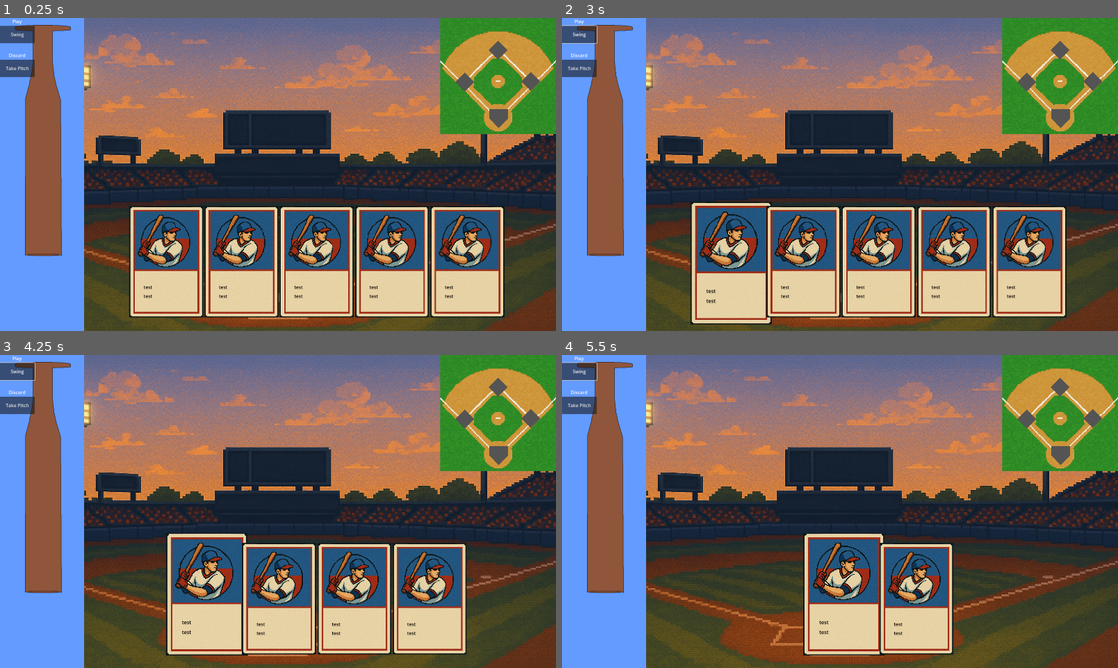
Above: before the commit, frames 1-4 (two rows, left to right).
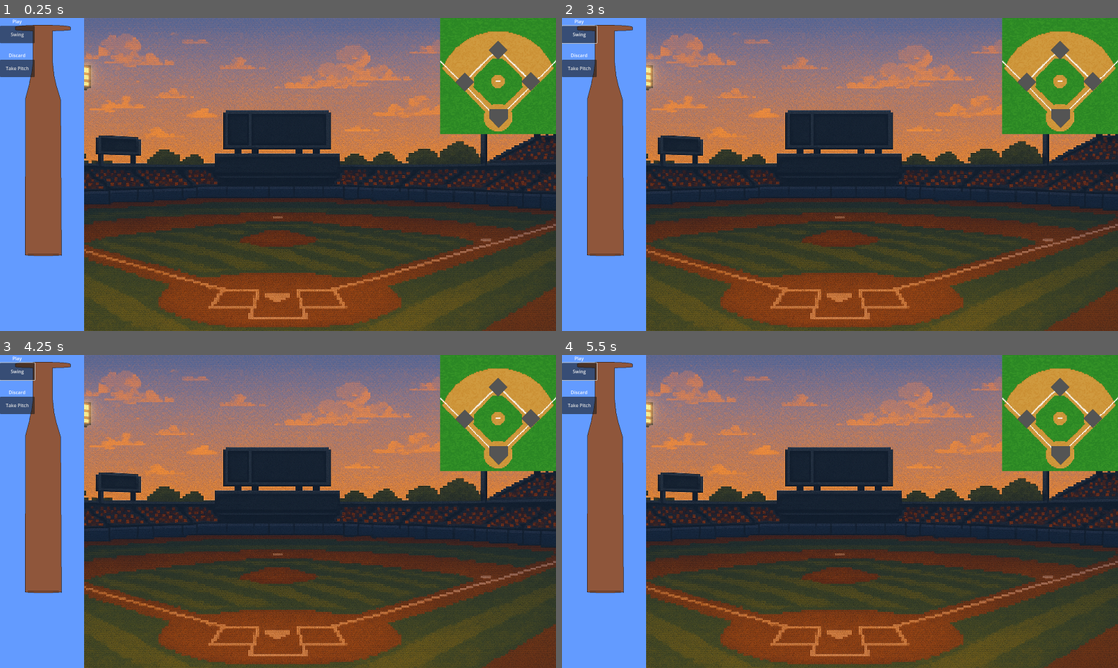
Above: after the commit, the same moments.

Repository: cubsr/batro
Game: Godot game, scene res://Main.tscn
Same seed, same stepped clock (60 frames per second), same inputs: the game is played once before the commit and once after it.
Inputs (mouse positions are in pixels of both pictures, inside the frame that each line leads up to):
- Up to frame 1 (0.25 s): no input
- Up to frame 2 (3 s): click "Swing" at 0.5 s; click "Swing" at 1.25 s; click "Swing" at 2 s; tap Enter at 2.75 s; move the mouse to (728, 262) at 2.77 s; click (728, 262) at 2.92 s
- Up to frame 3 (4.25 s): tap Space at 3.5 s; move the mouse to (239, 599) at 3.52 s; click (239, 599) at 3.67 s
- Up to frame 4 (5.5 s): tap Enter at 4.25 s; move the mouse to (840, 599) at 4.27 s; click (840, 599) at 4.42 s; tap Space at 5 s; move the mouse to (878, 599) at 5.02 s; click (878, 599) at 5.17 s

The runs differ from the first frame. In frame 1, 23% of the frame differs, in the area x 23-91%, y 60-96%; in frame 2, 24%, in the area x 23-91%, y 58-98%; in frame 3, 19%; in frame 4, 9.9%.

Commit message:
Work on inheritance
Inherit cards

Diff:
--- a/Card.tscn
+++ b/Card.tscn
@@ -58,7 +58,6 @@
 
 [node name="Title" type="Label" parent="TextBox"]
 layout_mode = 2
-text = "test"
 label_settings = ExtResource("2_hael8")
 
 [node name="Control" type="Control" parent="TextBox"]
@@ -67,7 +66,6 @@
 [node name="Description" type="Label" parent="TextBox"]
 z_index = 1
 layout_mode = 2
-text = "test"
 label_settings = ExtResource("2_hael8")
 
 [connection signal="mouse_entered" from="." to="." method="_on_mouse_entered"]
--- a/Cards/ContactCard.tscn
+++ b/Cards/ContactCard.tscn
@@ -1,4 +1,6 @@
-[gd_scene format=3 uid="uid://b5m257t436hg2"]
+[gd_scene load_steps=2 format=3 uid="uid://b5m257t436hg2"]
+
+[ext_resource type="Script" uid="uid://bwon1g41lvpyp" path="res://Cards/contact_card.gd" id="1_g2k01"]
 
 [node name="ContactCard" type="Control"]
 layout_mode = 3
@@ -7,3 +9,4 @@
 anchor_bottom = 1.0
 grow_horizontal = 2
 grow_vertical = 2
+script = ExtResource("1_g2k01")
--- /dev/null
+++ b/Cards/Powercard.tscn
@@ -0,0 +1,5 @@
+[gd_scene load_steps=2 format=3 uid="uid://bp600inftrxad"]
+
+[ext_resource type="PackedScene" uid="uid://rrcsvv2vp447" path="res://Card.tscn" id="1_4y2r0"]
+
+[node name="Card" instance=ExtResource("1_4y2r0")]
--- /dev/null
+++ b/Cards/contact_card.gd
@@ -0,0 +1,7 @@
+extends BaseCard
+class_name ContactCard
+
+func create_card() -> void:
+	var descString = "+50% to hit"
+	var titleString = "Contact Swing"
+	super.set_card_data(titleString, descString, 50,50)
--- a/card.gd
+++ b/card.gd
@@ -7,7 +7,7 @@
 @onready var titleLable: Label = $TextBox/Title
 @onready var desc: Label = $TextBox/Description
 @onready var highlight_overlay: ColorRect = $HighlightOverlay
-var dataReady = false
+
 
 var hovered: Tween
 var hovered_scale = Vector2(1.1, 1.1)
@@ -16,26 +16,28 @@
 var original_position = Vector2()
 var is_selected = false
 
+
+var title := ""
+var description := ""
 var hitChance = 50
 var homerChance = 10
 
 func _ready():
-	titleLable = $TextBox/Title
-	desc = $TextBox/Description
-	highlight_overlay = $HighlightOverlay
 	hovered = get_tree().create_tween()
 	original_position = position
-	dataReady = true
+	update_ui()
 
-func set_card_data(cardDictionary: Dictionary) -> void:
-	if cardDictionary.has("title"):
-		titleLable.text = cardDictionary["title"]
-	if cardDictionary.has("description"):
-		desc.text = cardDictionary["description"]
-	if cardDictionary.has("Hit"):
-		hitChance = cardDictionary["Hit"]
-	if cardDictionary.has("Homer"):
-		homerChance = cardDictionary["Homer"]
+func set_card_data(inputTitle: String, inputDesc: String, inputHit: int, inputHomer: int) -> void:
+	title = inputTitle
+	description = inputDesc
+	hitChance = inputHit
+	homerChance = inputHomer
+	update_ui()
+
+func update_ui():
+	if titleLable and desc:
+		titleLable.text = title
+		desc.text = description
 
 func _on_mouse_entered():
 	move_to_front()
--- a/main.gd
+++ b/main.gd
@@ -2,6 +2,7 @@
 
 var CardScene = preload("res://Card.tscn")
 var CardHolderScene = preload("res://CardHolder.tscn")
+var ContactCardScene = preload("res://Cards/ContactCard.tscn")
 var handSize = 5
 var playerhand
 
@@ -20,13 +21,10 @@
 	buildStarterDeck()
 	deck.shuffle()
 	for i in range(handSize):
-		var card = CardScene.instantiate()
-		card.connect("show_popup", Callable($InfoPopup, "show_info"))
-		card.connect("hide_popup", Callable($InfoPopup, "hide_info"))
-		card.set_card_data(deck.pop_front())
 		var holder = CardHolderScene.instantiate()
-		holder.add_child(card)
+		holder.add_child(deck[0])
 		playerhand.add_child(holder)
+		deck.remove_at(0)
 
 func light_up_base(index: int):
 	for i in range(bases.size()):
@@ -34,22 +32,12 @@
 	bases[index].modulate = Color(1.2, 1.2, 0.5)
 
 func buildStarterDeck():
-	var basicCard = {
-	"Title": "Contact Swing",
-	"Description": "+50% to hit",
-	"Hit": 50,
-	"Homer": 0
-	}
-	var powerCard = {
-	"Title": "Power Swing",
-	"Description": "-20% to hit\n+30% to homer",
-	"Hit": -20,
-	"Homer": 30
-	}
 	for i in range(6):
-		deck.append(basicCard)
-	for i in range(2):
-		deck.append(powerCard)
+		var card = ContactCardScene.instantiate()
+		card.connect("show_popup", Callable($InfoPopup, "show_info"))
+		card.connect("hide_popup", Callable($InfoPopup, "hide_info"))
+		card.create_card()
+		deck.append(card)
 
 
 
Not shown, added: Cards/contact_card.gd.uid
